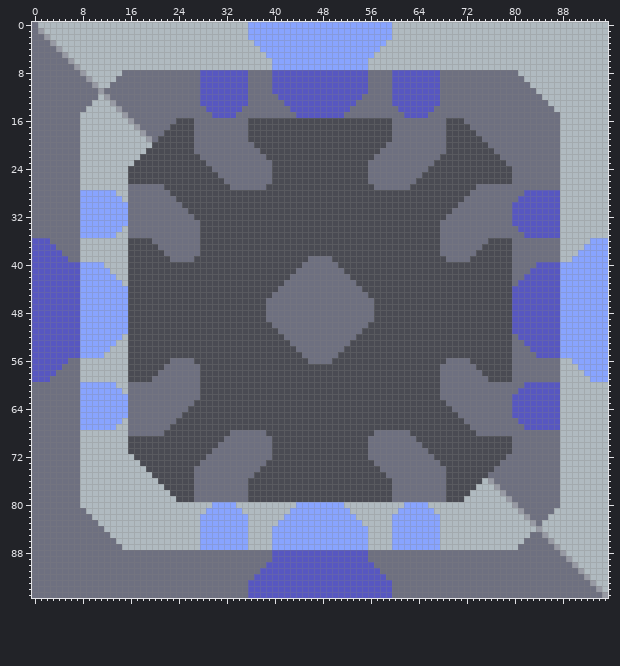
A sprite sheet gets an edit: core/assets-raw/sprites/blocks/units/naval-factory.png. Above, as it was before the edit.
The file is 96x96 pixels.
The same view after the edit:
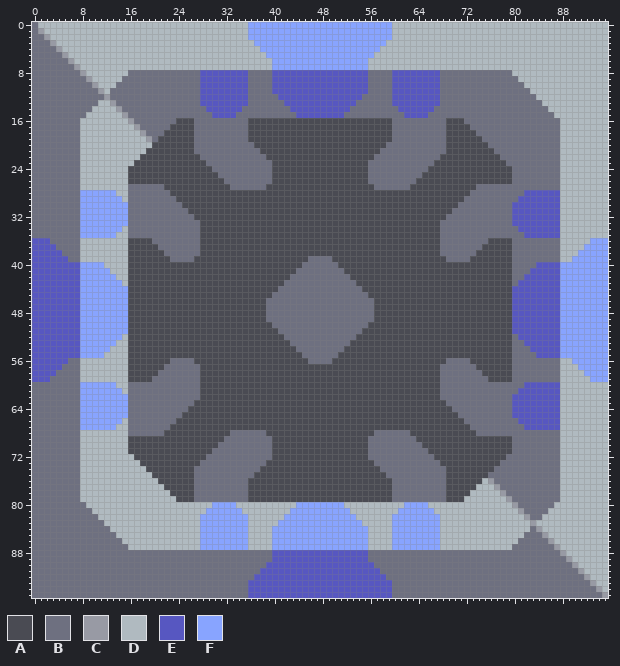
Palette (. is transparent): A #4a4b53  B #6e7080  C #989aa4  D #b0bac0  E #5757c1  F #88a4ff
The edit:
y 8: x 15 B -> D; x 80 B -> D
y 9: x 14 B -> D; x 81 B -> D
y 10: x 13 B -> D; x 82 B -> D
y 11: x 12 B -> D; x 83 B -> D
y 12: x 11 D -> B; x 84 B -> D
y 13: x 10 D -> B; x 85 B -> D
y 14: x 9 D -> B; x 86 B -> D
y 15: x 8 D -> B; x 87 B -> D
y 80: x 8 D -> B; x 87 B -> D
y 81: x 9 D -> B; x 86 B -> D
y 82: x 10 D -> B; x 85 B -> D
y 83: x 11 D -> B; x 84 B -> D
y 84: x 12 D -> B; x 83 D -> B
y 85: x 13 D -> B; x 82 D -> B
y 86: x 14 D -> B; x 81 D -> B
y 87: x 15 D -> B; x 80 D -> B
